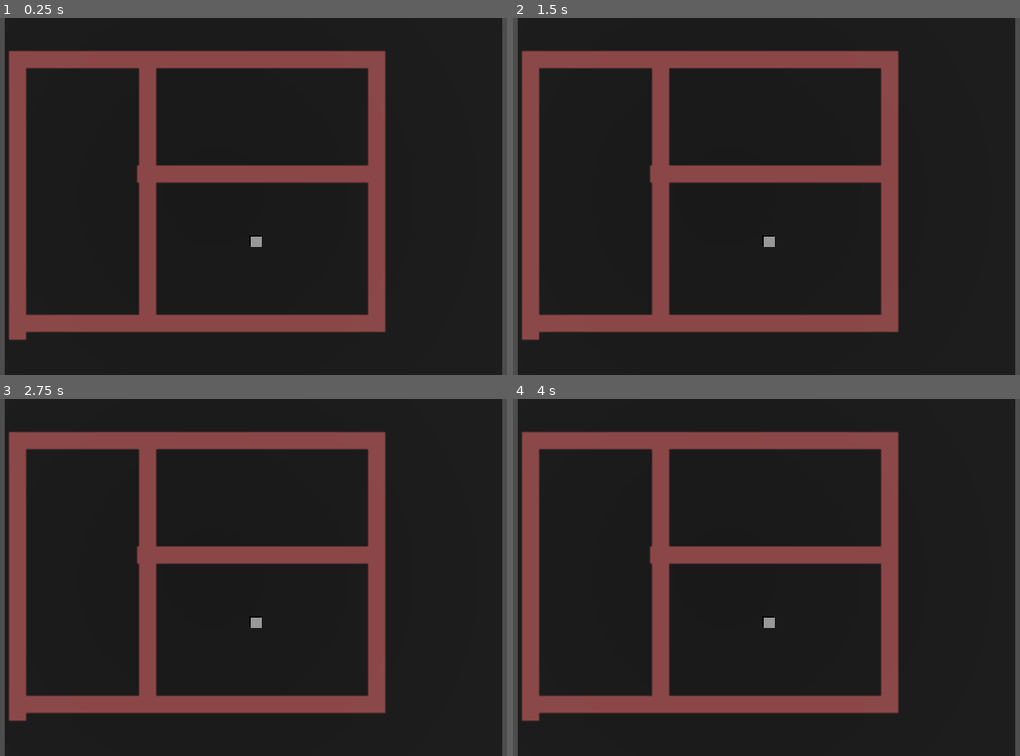
Above: before the commit, frames 1-4 (two rows, left to right).
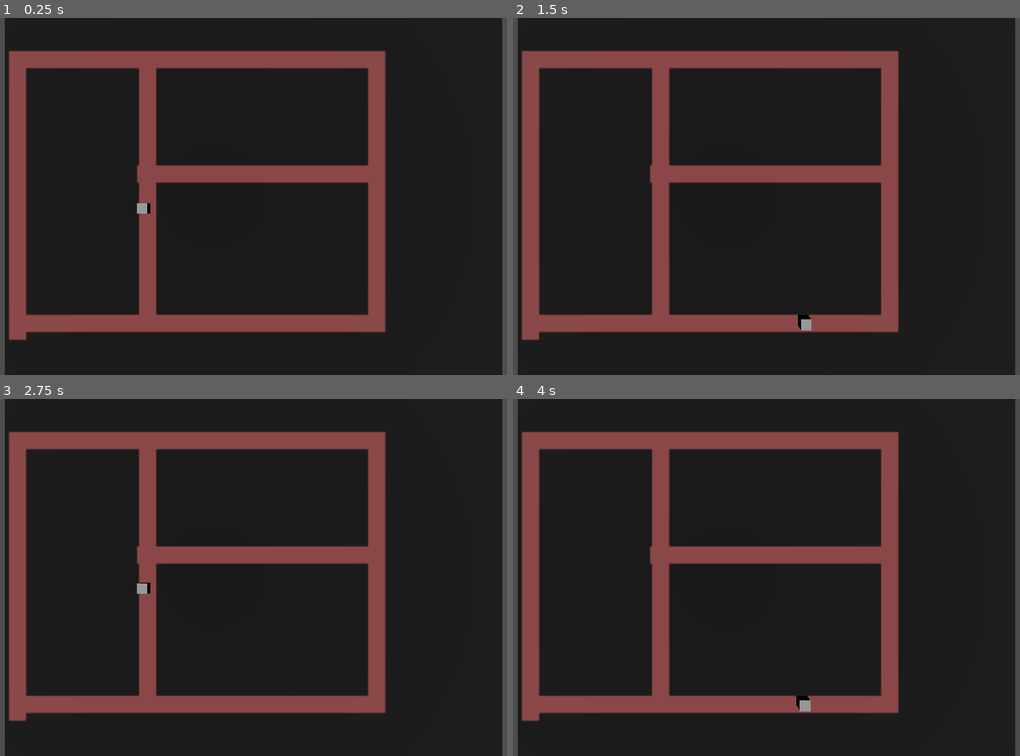
Above: after the commit, the same moments.

Repository: Frejbo/ATC-tower
Game: Godot game, scene res://airport.tscn
The game is run twice, just before and just after one commit, with the same random seed, the same clock (stepped at 60 frames per second) and the same inputs.
Inputs:
- Up to frame 1 (0.25 s): no input
- Up to frame 2 (1.5 s): tap Enter at 1.25 s
- Up to frame 3 (2.75 s): no input
- Up to frame 4 (4 s): no input

The runs differ from the first frame. In frame 1, 0.2% of the frame differs, in the area x 27-52%, y 51-65%; in frame 2, 0.2%; in frame 3, 0.2%; in frame 4, 0.2%, in the area x 49-59%, y 60-88%.

Commit message:
ÄNTLIGEN lyckats fått pathfinding att fungera med transitions
Krävdes extremt mycket tänkande och väldigt många timmar

Diff:
--- a/game/aircraftMover.gd
+++ b/game/aircraftMover.gd
@@ -4,7 +4,7 @@
 	set(val):
 		body = val
 		$Path3D/RemoteTransform3D.remote_path = val.get_path()
-@export var goal_position : Vector3 = Vector3(-26, 0, 5)
+@export var goal_position : Vector3 = Vector3(15, 0, -5)
 
 @export var route : Array[String] = ["A", "C", "B"]
 
@@ -15,14 +15,11 @@
 		await Game.taxiways.ready_to_be_read
 	$Path3D/RemoteTransform3D.remote_path = body.get_path()
 
-	#print(closest_point(goal_position, Game.taxiways.get_node("B").curve))
-	#return
-
-	var detailed_taxi_route := [
-		{"taxiway_name":"E", "start_point":3, "passing_points":[3, 4, 5, 6, 7, 8], "end_point":8},
-		{"taxiway_name":"D", "start_point":0, "passing_points":[0, 1, 2], "end_point":2},
-		{"taxiway_name":"A", "start_point":8, "passing_points":[8, 7, 6, 5, 4, 3], "end_point":3}
-	]
+	var detailed_taxi_route := {
+		#"E":{"start_point":3, "passing_points":[3, 4, 5, 6, 7, 8], "end_point":8},
+		#"D":{"start_point":0, "passing_points":[0, 1, 2], "end_point":2},
+		#"A":{"start_point":8, "passing_points":[8, 7, 6, 5, 4, 3], "end_point":3}
+	}
 
 	# Calculates the destination point on each taxiway, meaning the last point they will pass on each taxiway before transitioning to next.
 	var current_point = closest_point(body.global_position, Game.taxiways.get_node(route[0]).curve)
@@ -36,12 +33,75 @@
 
 		else:
 			# Find closest point to goal pos on latest taxiway. Arrival point.
-			# TODO I think this will require a tesselated or baked curve
+			# TODO I think this will require a tesselated or baked curve to work properly
 			var closest_point_to_goal : int = closest_point(goal_position, tw.curve)
 			taxiway_destinations.append({"taxiway":tw, "last_point":closest_point_to_goal})
 		current_point = taxiway_destinations.back()["last_point"]
 
 	print("Taxiway destinations: ", taxiway_destinations)
+
+
+	# Loop through taxiway_destinations, convert and add them and everything neccesary to detailed_taxi_route
+	current_point = closest_point(body.global_position, taxiway_destinations[0]["taxiway"].curve)
+	for taxi : Dictionary in taxiway_destinations:
+		# fill from current point to last_point...
+		var details := {"start_point":current_point, "passing_points":[], "end_point":taxi["last_point"]}
+		path.add_point(
+			taxi["taxiway"].curve.get_point_position(current_point),
+			taxi["taxiway"].curve.get_point_in(current_point),
+			taxi["taxiway"].curve.get_point_out(current_point))
+
+		while current_point != taxi["last_point"]:
+			if current_point > taxi["last_point"]:
+				current_point -= 1
+			elif current_point < taxi["last_point"]:
+				current_point += 1
+
+			path.add_point(
+				taxi["taxiway"].curve.get_point_position(current_point),
+				taxi["taxiway"].curve.get_point_in(current_point),
+				taxi["taxiway"].curve.get_point_out(current_point))
+			details["passing_points"].append(current_point)
+
+		detailed_taxi_route[taxi["taxiway"].name] = details
+
+		# om det här är slutet, hitta inte en transition:
+		if taxi["taxiway"] == taxiway_destinations.back()["taxiway"]:
+			continue
+
+
+		var next_taxiway_destination : Dictionary = taxiway_destinations[taxiway_destinations.find(taxi)+1]
+		var available_transitions : Array[taxiway] = get_transitions_from_to(taxi["taxiway"], current_point, next_taxiway_destination["taxiway"].name)
+
+		# find and fill transition
+		var transition : taxiway = choose_transition(available_transitions, next_taxiway_destination["taxiway"], next_taxiway_destination["last_point"])
+		for i in transition.curve.point_count:
+			path.add_point(
+				transition.curve.get_point_position(i),
+				transition.curve.get_point_in(i),
+				transition.curve.get_point_out(i))
+
+		# set current_point to start_point of new taxiway
+		current_point = transition.get_meta("to_point")
+		#details = {"start_point":0, "end_point":1} # Transitions only have start & end points
+
+
+	print(detailed_taxi_route)
+	$Path3D.curve = path
+	print(path)
+	# repeat...
+
+
+func choose_transition(available_transitions : Array[taxiway], target_taxiway : taxiway, last_point_on_target_tw : int) -> taxiway:
+	var transition_end_points : Array[int]
+	for transition : taxiway in available_transitions:
+		transition_end_points.append(transition.get_meta("to_point"))
+	var closest_end_point : int = closest_number(last_point_on_target_tw, transition_end_points)
+	var chosen_transition : taxiway
+	for transition : taxiway in available_transitions:
+		if transition.get_meta("to_point") == closest_end_point:
+			chosen_transition = transition
+	return chosen_transition
 
 func set_path_from_positions(positions : Array[Vector3]) -> void:
 	for pos in positions:
@@ -104,28 +164,18 @@
 		return true
 	return false
 
-#func get_transition_from_to()
+## Get all transitions going from point x on taxiway y towards taxiway named z
+func get_transitions_from_to(from_taxiway : taxiway, from_point, target_taxiway_name : String) -> Array[taxiway]:
+	var available_transitions : Array[taxiway]
+	for transition in from_taxiway.get_children():
+		if not transition.has_meta("from_point"): continue
+		if not transition.get_meta("from_point") == from_point: continue
+		if not transition.get_meta("to") == target_taxiway_name: continue
+		available_transitions.append(transition)
+	return available_transitions
 
-
-## Uses pathfinding to find the path on the given taxiway. From the point which is closest to "closest_start", to the point which is closest to "closest_end". The aircraft need to go via the returned points before going to "closest_end" point.
-#func find_required_points_on_curve(curve : Curve3D, closest_start : Vector3, goal_taxiway : taxiway) -> Array[Vector3]:
-	#var baked_curve : Curve3D
-	#for p in curve.get_baked_points():
-		#baked_curve.add_point(p)
-	#var start : int = baked_curve.get_closest_point(closest_start)
-	#var end : int = baked_curve.get_baked_points(closest_end)
-
-# om punkt har connection: hämta närmaste punkt på nya taxiway
-# räkna path från den taxiwayen
-# kolla får båda connections: om target punkten är inkluderad i nya pathen är det rätt håll
-
-# gå baklänges, om den hittar en transition som leder till "nästa"/den tidigare taxiwayen: spara punkten den är på och börja backa från den funna taxiwayen.
-# gå framlänges
-# du stöter på en connection med vägar till nästa taxiway: ta den transition som leder till punkten
-
-
-#func _process(delta):
-	#print(.1 * delta)
-	#$Path3D/PathFollow3D.progress += 20 * delta
-	#body.position = $Path3D/PathFollow3D.position
-	#print($Path3D/PathFollow3D.position)
+func _process(delta):
+	print(.1 * delta)
+	$Path3D/PathFollow3D.progress += 20 * delta
+	body.position = $Path3D/PathFollow3D.position
+	print($Path3D/PathFollow3D.position)
--- a/game/airport.tscn
+++ b/game/airport.tscn
@@ -15,14 +15,14 @@
 
 [sub_resource type="Curve3D" id="Curve3D_jnqia"]
 _data = {
-"points": PackedVector3Array(0, 0, 0, 0, 0, 0, 8.13471, 0, -6.89658, 0, 0, 0, 0, 0, 0, -8.60536, 0, -6.42458, 0, 0, 0, 0, 0, 0, -12.8848, 0, -6.36165, 0, 0, 0, 0, 0, 0, -22.1988, 0, -6.23579),
+"points": PackedVector3Array(0, 0, 0, 0, 0, 0, 10.0542, 0, -6.58192, 0, 0, 0, 0, 0, 0, -8.60536, 0, -6.42458, 0, 0, 0, 0, 0, 0, -12.8848, 0, -6.36165, 0, 0, 0, 0, 0, 0, -22.1988, 0, -6.23579),
 "tilts": PackedFloat32Array(0, 0, 0, 0)
 }
 point_count = 4
 
 [sub_resource type="Curve3D" id="Curve3D_mhxgj"]
 _data = {
-"points": PackedVector3Array(0, 0, 0, 0, 0, 0, 12.4771, 0, -4.22195, 0.670497, 0, -0.770047, -0.670497, 0, 0.770047, 12.3674, 0, 8.35426, 0, 0, 0, 0, 0, 0, -9.45494, 0, 8.75269, 0, 0, 0, 0, 0, 0, -12.1327, 0, 8.7526 …(110 unchanged characters)…
+"points": PackedVector3Array(0, 0, 0, 0, 0, 0, 12.4771, 0, -4.22195, 0.670497, 0, -0.770047, -0.670497, 0, 0.770047, 12.3197, 0, 7.86111, 0, 0, 0, 0, 0, 0, -9.42348, 0, 8.5219, 0, 0, 0, 0, 0, 0, -12.1327, 0, 8.7526 …(110 unchanged characters)…
 "tilts": PackedFloat32Array(0, 0, 0, 0, 0, 0)
 }
 point_count = 6
@@ -48,9 +48,9 @@
 
 [node name="taxiways" type="Node" parent="."]
 script = ExtResource("3_hn8jm")
-show_taxiways = true
 
 [node name="A" type="Path3D" parent="taxiways"]
+visible = false
 curve = SubResource("Curve3D_jnqia")
 script = ExtResource("2_0itsb")
 taxiway_name = "A"
@@ -58,13 +58,15 @@
 polygon_shape = PackedVector2Array(-0.1, -0.1, 0.1, -0.1, 0.1, 0.1, -0.1, 0.1)
 
 [node name="B" type="Path3D" parent="taxiways"]
+visible = false
 curve = SubResource("Curve3D_mhxgj")
 script = ExtResource("2_0itsb")
 taxiway_name = "B"
-connection_sizes = Array[float]([2.0, 2.0, 2.0, 2.0, 2.0, 2.0])
+connection_sizes = Array[float]([2.0, 2.0, 2.0, 2.0, 2.0, 2.0, 2.0])
 polygon_shape = PackedVector2Array(-0.1, -0.1, 0.1, -0.1, 0.1, 0.1, -0.1, 0.1)
 
 [node name="C" type="Path3D" parent="taxiways"]
+visible = false
 curve = SubResource("Curve3D_6cqcx")
 script = ExtResource("2_0itsb")
 taxiway_name = "C"
@@ -80,4 +82,4 @@
 [node name="aircraft" parent="." instance=ExtResource("5_72elt")]
 
 [node name="Marker3D" type="Marker3D" parent="."]
-transform = Transform3D(1, 0, 0, 0, 1, 0, 0, 0, 1, -26, 0, -10)
+transform = Transform3D(1, 0, 0, 0, 1, 0, 0, 0, 1, 15, 0, -5)
